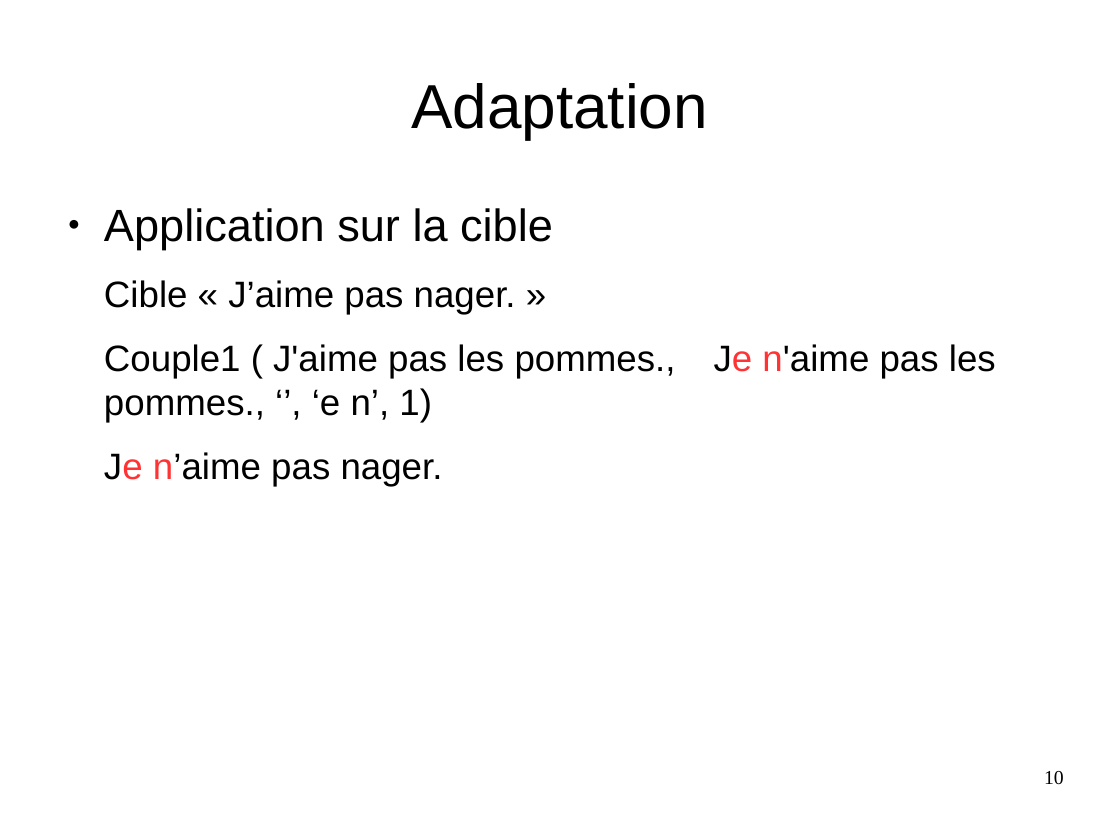
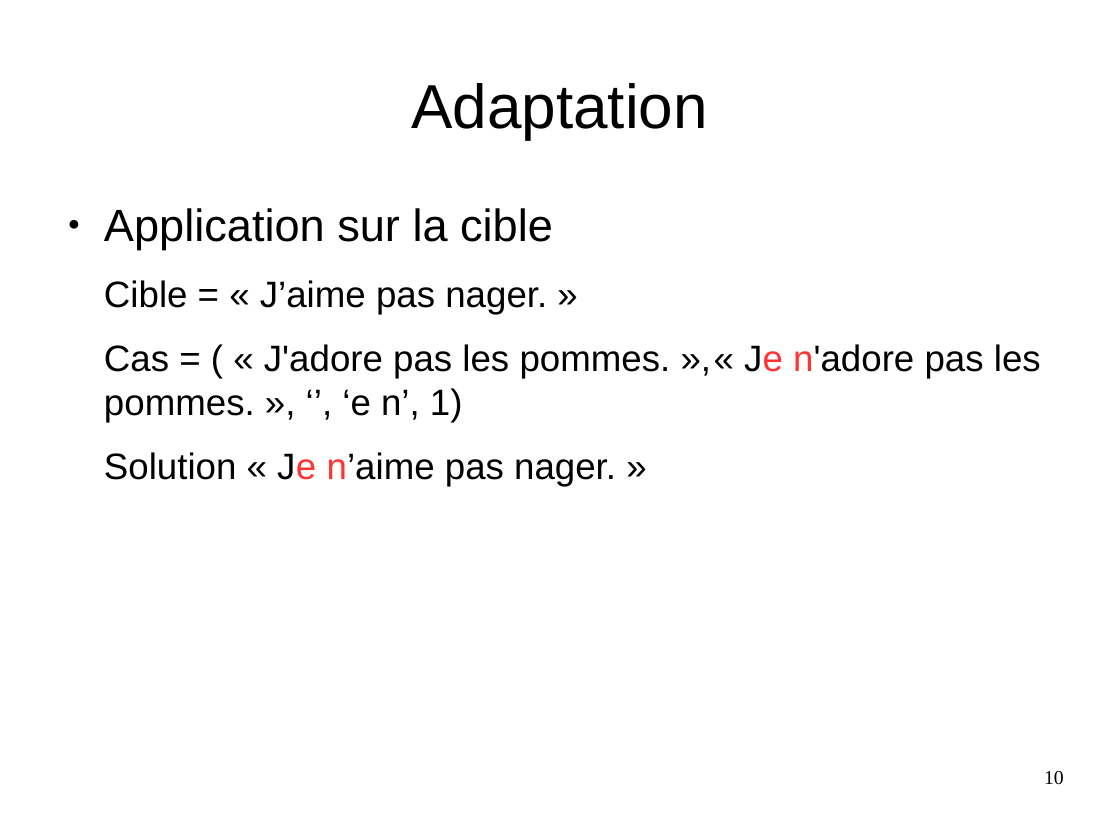
Before and after one commit to Sle3pingForest/StageL3, a slide deck: slide 10 of RapportAndre/Pres.odp. Drawn at 1120x840 pixels with LibreOffice and Linux fonts; fonts in the diff are those of the drawing. Boxes give left, top, right and bottom in pixels: in the first picture for what was removed or moved away, otherwise in the second. Text is boxed around its words. In the diff, an @@ line names an element or a change of style, - is before the commit and + after.

```diff
--- a/RapportAndre/Pres.odp
+++ b/RapportAndre/Pres.odp
@@ text at (x1=104, y1=280, x2=1041, y2=486): text changed @@
-Cible « J’aime pas nager. »
-Couple1 ( J'aime pas les pommes., Je n'aime pas les pommes., ‘’, ‘e n’, 1)
-Je n’aime pas nager.
+Cible = « J’aime pas nager. »
+Cas = ( « J'adore pas les pommes. », « Je n'adore pas les pommes. », ‘’, ‘e n’, 1)
+Solution « Je n’aime pas nager. »
```
Also in this commit, not shown: 8 other slides changed, 2 slides added, 2 slides removed, 2 other files.
